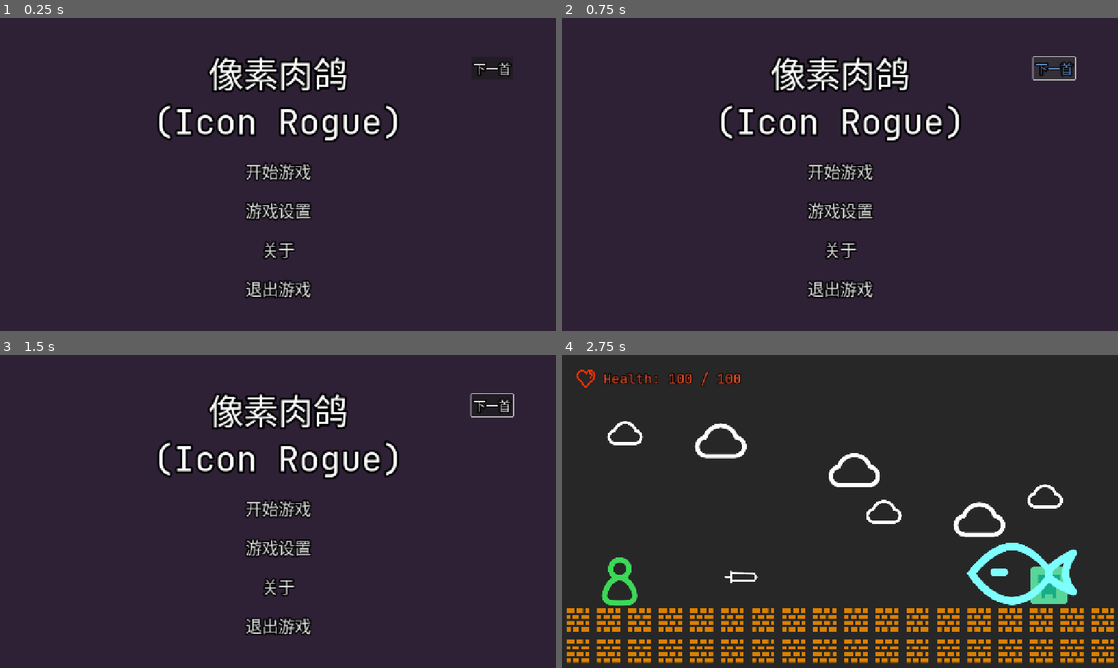
Above: before the commit, frames 1-4 (two rows, left to right).
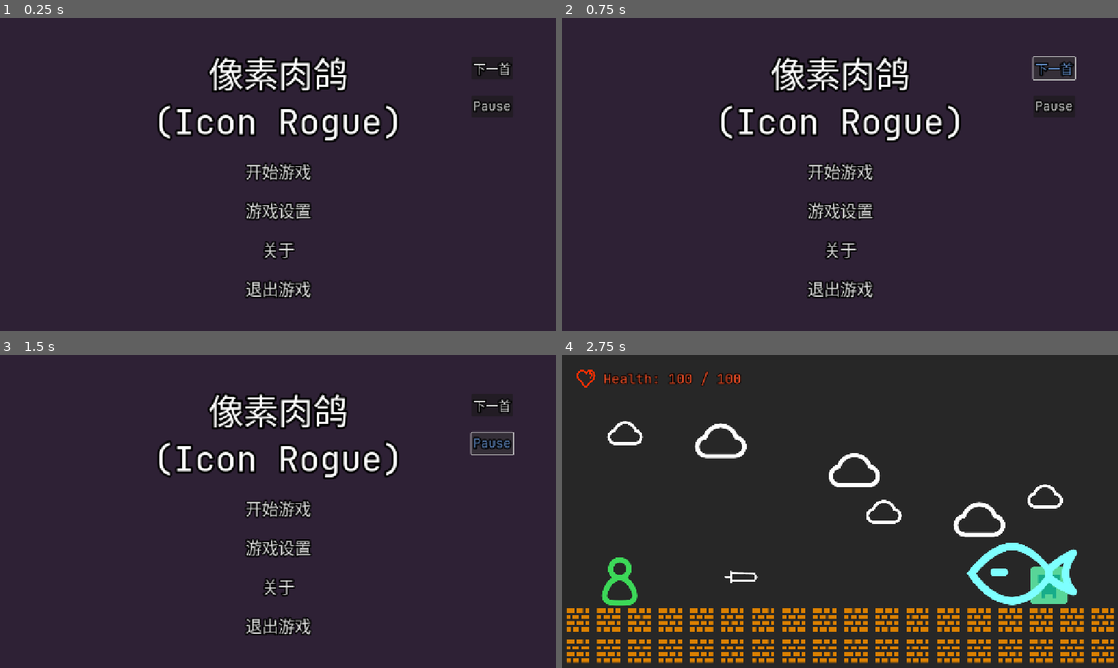
Above: after the commit, the same moments.

Repository: qingzhixing/Icon-Rogue
Game: Godot game, scene res://scene/start_page.tscn
Two runs of this game, one before a commit and one after it. Both use one fixed random seed, a clock stepped at 60 frames per second and the inputs below.
Inputs (mouse positions are in pixels of both pictures, inside the frame that each line leads up to):
- Up to frame 1 (0.25 s): no input
- Up to frame 2 (0.75 s): click "下一首" at 0.5 s
- Up to frame 3 (1.5 s): click (489, 442) at 1.25 s, where only the run after the commit has a clickable "Pause"
- Up to frame 4 (2.75 s): click "开始游戏" at 2 s

The runs differ from the first frame. In frame 1, 0.2% of the frame differs, in the area x 85-93%, y 26-31%; in frame 2, 0.2%; in frame 3, 0.4%, in the area x 84-93%, y 12-32%; in frame 4, nothing differs.

Commit message:
修复音频爆炸的问题

Diff:
--- a/scene/start_page.gd
+++ b/scene/start_page.gd
@@ -18,3 +18,7 @@
 
 func _on_button_nxt_bgm_pressed() -> void:
 	SoundPlayer.on_bgm_finished();
+
+
+func _on_button_pause_bgm_pressed() -> void:
+	SoundPlayer.toggle_bgm_pause();
--- a/scene/start_page.tscn
+++ b/scene/start_page.tscn
@@ -74,8 +74,18 @@
 theme_override_font_sizes/font_size = 26
 text = "下一首"
 
+[node name="Button_pause_bgm" type="Button" parent="."]
+offset_left = 976.0
+offset_top = 160.0
+offset_right = 1062.0
+offset_bottom = 203.0
+theme = ExtResource("3_xbvye")
+theme_override_font_sizes/font_size = 26
+text = "Pause"
+
 [connection signal="pressed" from="HBoxContainer/VBoxContainer/Btn_StartGame" to="." method="_on_btn_start_game_pressed"]
 [connection signal="pressed" from="HBoxContainer/VBoxContainer/Btn_Settings" to="." method="_on_btn_settings_pressed"]
 [connection signal="pressed" from="HBoxContainer/VBoxContainer/Btn_About" to="." method="_on_btn_about_pressed"]
 [connection signal="pressed" from="HBoxContainer/VBoxContainer/Btn_Exit" to="." method="_on_btn_exit_pressed"]
 [connection signal="pressed" from="Button_nxt_bgm" to="." method="_on_button_nxt_bgm_pressed"]
+[connection signal="pressed" from="Button_pause_bgm" to="." method="_on_button_pause_bgm_pressed"]
--- a/script/game_control/global_sound_player.gd
+++ b/script/game_control/global_sound_player.gd
@@ -3,7 +3,9 @@
 const SFX_SOUND_PATH_PREFIX = "res://assets/sfx/"
 const BGM_SOUND_PATH_PREFIX = "res://assets/bgm/"
 
-var bgm_player: AudioStreamPlayer;
+var bgm_player: AudioStreamPlayer = AudioStreamPlayer.new();
+var _is_bgm_paused: bool = false;
+var _bgm_played_position: float = 0;
 
 var bgm_paths: Array = [
 	"Pixel Rogue Anthem_1.mp3",
@@ -17,6 +19,13 @@
 func _ready() -> void:
 	process_mode = Node.PROCESS_MODE_ALWAYS;
 
+	_is_bgm_paused = false;
+
+	bgm_player.autoplay = false
+	bgm_player.bus = "BGM"
+	bgm_player.finished.connect(on_bgm_finished);
+	add_child(bgm_player);
+
 	current_bgm_index = randi() % bgm_paths.size();
 	play_bgm(bgm_paths[current_bgm_index]);
 
@@ -24,39 +33,48 @@
 func on_bgm_finished():
 	current_bgm_index += 1;
 	current_bgm_index %= bgm_paths.size();
-	bgm_player.volume_db = -80;
-	bgm_player.stop();
-	bgm_player.queue_free();
-	play_bgm(bgm_paths[current_bgm_index], 100.0)
+	play_bgm.call_deferred(bgm_paths[current_bgm_index], 100.0)
+
+func toggle_bgm_pause():
+	_is_bgm_paused = !_is_bgm_paused;
+	if _is_bgm_paused:
+		pause_bgm();
+	else:
+		resume_bgm();
 
 func pause_bgm():
-	bgm_player.volume_db = -80;
+	_is_bgm_paused = true;
+	_bgm_played_position = bgm_player.get_playback_position();
 	bgm_player.stop();
-	bgm_player.pause();
 
 func resume_bgm():
+	_is_bgm_paused = false;
 	bgm_player.volume_db = 0;
-	bgm_player.play();
+	bgm_player.play(_bgm_played_position);
 
 # Plays a bgm
 # bgm_path: bgm file path without prefix "res://assets/bgm/"
 func play_bgm(bgm_path: String, volume: float = 0.0):
-	if bgm_player:
-		bgm_player.stop();
-		bgm_player.queue_free();
+	_bgm_played_position = 0;
 
-	bgm_player = AudioStreamPlayer.new()
-	bgm_player.autoplay = false
-	bgm_player.bus = "BGM"
-	add_child.call_deferred(bgm_player);
-	bgm_player.finished.connect(on_bgm_finished);
 
 	print("Playing BGM: %s" % bgm_path);
 	var bgm_stream = load(BGM_SOUND_PATH_PREFIX + bgm_path)
 	if bgm_stream:
 		bgm_player.stream = bgm_stream
 		bgm_player.volume_db = volume
-		bgm_player.play.call_deferred();
+		pause_bgm();
+		# 等待 0.1s 继续播放
+		var _timer = Timer.new()
+		_timer.wait_time = 0.1
+		_timer.one_shot = true
+		_timer.timeout.connect(
+			func():
+				resume_bgm();
+				_timer.queue_free();
+		)
+		add_child(_timer)
+		_timer.start()
 	else:
 		print("BGM file not found: %s" % bgm_path)
 
Not shown, added: assets/bgm/Pixel Rogue Anthem_1.ogg.import
Not shown, added: assets/bgm/Pixel Rogue Anthem_2.ogg.import
Not shown, added: assets/bgm/Pixel Wanderer_1.ogg.import
Not shown, added: assets/bgm/Pixel Wanderer_2.ogg.import
